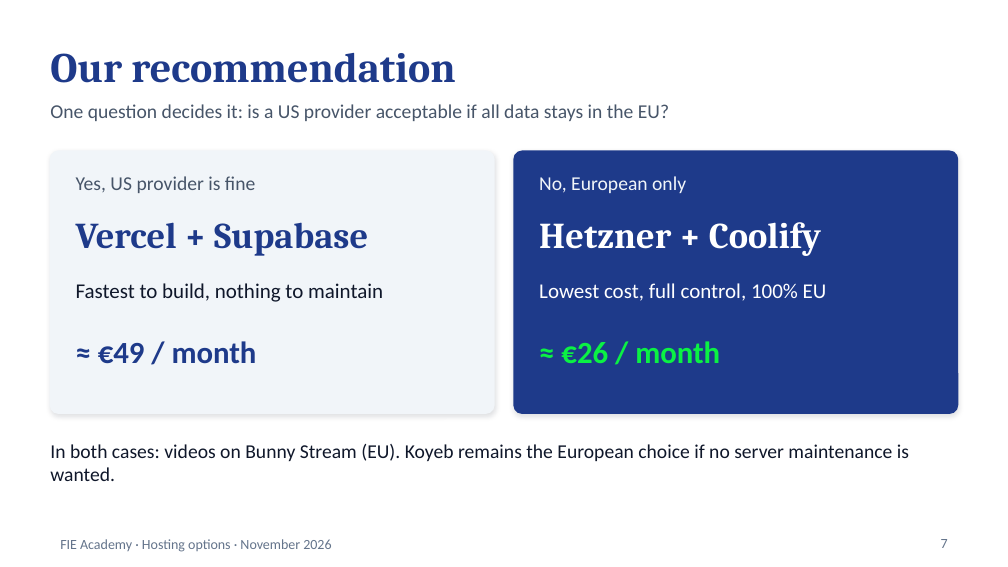
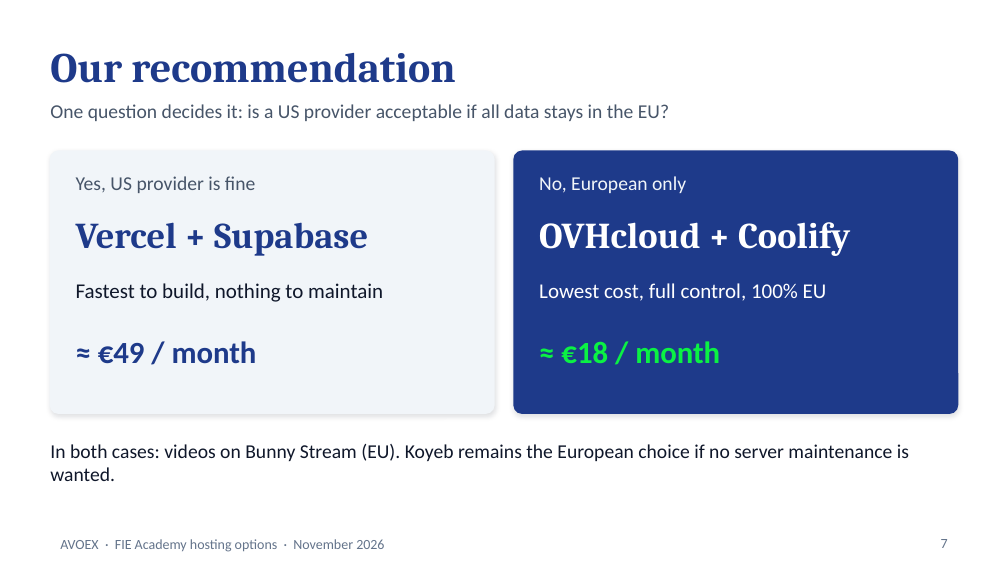
Before and after one commit to Angelvalkov2003/fie-academy, a slide deck: slide 7 of FIE_Academy_Hosting_Options.pptx. Drawn at 1008x567 pixels with LibreOffice and Linux fonts; fonts in the diff are those of the drawing. Boxes give left, top, right and bottom in pixels: in the first picture for what was removed or moved away, otherwise in the second. Text is boxed around its words. In the diff, an @@ line names an element or a change of style, - is before the commit and + after.

```diff
--- a/FIE_Academy_Hosting_Options.pptx
+++ b/FIE_Academy_Hosting_Options.pptx
@@ text at (x1=539, y1=222, x2=850, y2=256): text changed @@
-Hetzner + Coolify
+OVHcloud + Coolify
@@ text at (x1=561, y1=341, x2=720, y2=363): text changed @@
-≈ €26 / month
+≈ €18 / month
@@ text at (x1=60, y1=539, x2=384, y2=552): text changed @@
-FIE Academy · Hosting options · November 2026
+AVOEX · FIE Academy hosting options · November 2026
```
Also in this commit, not shown: 7 other slides changed, 1 other file.
